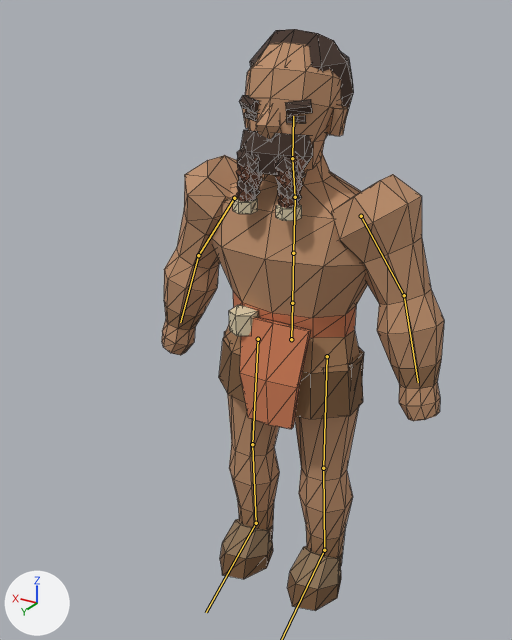
The glTF model assets/models/characters/lineages/crag_born/crag_born_broad.glb: old version first, new version second.
Before and after are seen from a 50 mm lens placed at (-1.002, 1.903, 1.962), pointed at (0.078, 0.103, 1.062). Lighting does not change. The marker at lower left points along +X, +Y and +Z. The first picture is the older version. The bones that change, and the others that lie on the model, are drawn over the model as lines. Mesh edges are drawn as thin lines.

In view in the first picture: 'TribesmanMesh'.
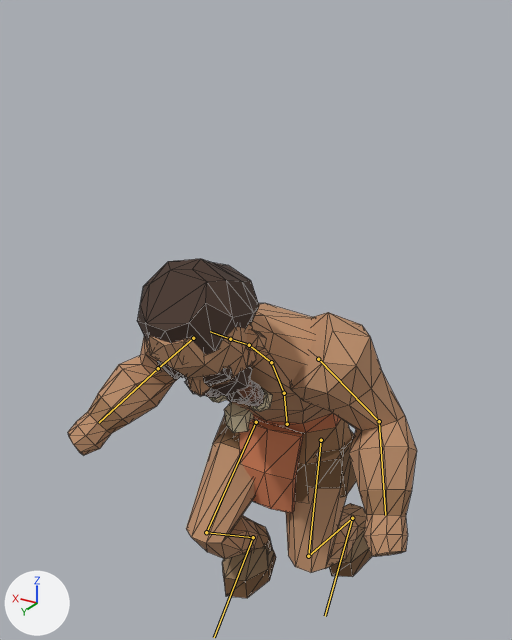
The newer file adds an action. The first version stands in its rest pose; the second is drawn at frame 8 of the action 'Wounded-loop'.

The change, as a diff of the scene's bpy script:
```diff
--- a/assets/models/characters/lineages/crag_born/crag_born_broad.glb.py
+++ b/assets/models/characters/lineages/crag_born/crag_born_broad.glb.py
@@ bone_hips @@
 bone_hips = bpy.data.objects['TribesmanArmature'].pose.bones['Hips']
-bone_hips.location = (0.0, 0.0, 0.0)
-bone_hips.rotation_quaternion = (1.0, 0.0, 0.0, 0.0)  # degrees (0, 0, 0)
+bone_hips.location = (0.012, -0.33, 0.0)
+bone_hips.rotation_quaternion = (0.998, -0.06, 0.001, -0.02)  # degrees (-7, 0, -2)
@@ bone_spine @@
 bone_spine = bpy.data.objects['TribesmanArmature'].pose.bones['Spine']  # child of 'Hips'
-bone_spine.rotation_quaternion = (1.0, 0.0, 0.0, 0.0)  # degrees (0, 0, 0)
+bone_spine.rotation_quaternion = (0.984, -0.179, 0.0, 0.0)  # degrees (-21, 0, 0)
@@ bone_chest @@
 bone_chest = bpy.data.objects['TribesmanArmature'].pose.bones['Chest']  # child of 'Spine'
-bone_chest.rotation_quaternion = (1.0, 0.0, 0.0, 0.0)  # degrees (0, 0, 0)
+bone_chest.rotation_quaternion = (0.981, -0.191, 0.025, 0.005)  # degrees (-22, 3, 0)
@@ bone_head @@
 bone_head = bpy.data.objects['TribesmanArmature'].pose.bones['Head']  # child of 'Neck'
-bone_head.rotation_quaternion = (1.0, 0.0, 0.0, 0.0)  # degrees (0, 0, 0)
+bone_head.rotation_quaternion = (0.997, -0.082, 0.0, 0.0)  # degrees (-9, 0, 0)
@@ bone_upperarm_l @@
 bone_upperarm_l = bpy.data.objects['TribesmanArmature'].pose.bones['UpperArm.L']  # child of 'Chest'
-bone_upperarm_l.rotation_quaternion = (1.0, 0.0, 0.0, 0.0)  # degrees (0, 0, 0)
+bone_upperarm_l.rotation_quaternion = (0.936, 0.238, 0.255, 0.035)  # degrees (31, 28, 12)
@@ bone_lowerarm_l @@
 bone_lowerarm_l = bpy.data.objects['TribesmanArmature'].pose.bones['LowerArm.L']  # child of 'UpperArm.L'
-bone_lowerarm_l.rotation_quaternion = (1.0, 0.0, 0.0, 0.0)  # degrees (0, 0, 0)
+bone_lowerarm_l.rotation_quaternion = (0.882, 0.437, 0.13, 0.116)  # degrees (54, 7, 19)
@@ bone_upperarm_r @@
 bone_upperarm_r = bpy.data.objects['TribesmanArmature'].pose.bones['UpperArm.R']  # child of 'Chest'
-bone_upperarm_r.rotation_quaternion = (1.0, 0.0, 0.0, 0.0)  # degrees (0, 0, 0)
+bone_upperarm_r.rotation_quaternion = (0.96, 0.222, -0.144, -0.093)  # degrees (28, -14, -14)
@@ bone_lowerarm_r @@
 bone_lowerarm_r = bpy.data.objects['TribesmanArmature'].pose.bones['LowerArm.R']  # child of 'UpperArm.R'
-bone_lowerarm_r.rotation_quaternion = (1.0, 0.0, 0.0, 0.0)  # degrees (0, 0, 0)
+bone_lowerarm_r.rotation_quaternion = (0.913, 0.379, -0.113, -0.1)  # degrees (46, -7, -16)
@@ bone_upperleg_l @@
 bone_upperleg_l = bpy.data.objects['TribesmanArmature'].pose.bones['UpperLeg.L']  # child of 'Hips'
-bone_upperleg_l.rotation_quaternion = (1.0, 0.0, 0.0, 0.0)  # degrees (0, 0, 0)
+bone_upperleg_l.rotation_quaternion = (0.887, 0.461, 0.014, 0.014)  # degrees (55, 1, 2)
@@ bone_lowerleg_l @@
 bone_lowerleg_l = bpy.data.objects['TribesmanArmature'].pose.bones['LowerLeg.L']  # child of 'UpperLeg.L'
-bone_lowerleg_l.rotation_quaternion = (1.0, 0.0, 0.0, 0.0)  # degrees (0, 0, 0)
+bone_lowerleg_l.rotation_quaternion = (0.675, -0.738, -0.008, -0.008)  # degrees (-95, -1, 0)
@@ bone_foot_l @@
 bone_foot_l = bpy.data.objects['TribesmanArmature'].pose.bones['Foot.L']  # child of 'LowerLeg.L'
-bone_foot_l.rotation_quaternion = (1.0, 0.0, 0.0, 0.0)  # degrees (0, 0, 0)
+bone_foot_l.rotation_quaternion = (0.961, 0.276, 0.0, 0.0)  # degrees (32, 0, 0)
@@ bone_upperleg_r @@
 bone_upperleg_r = bpy.data.objects['TribesmanArmature'].pose.bones['UpperLeg.R']  # child of 'Hips'
-bone_upperleg_r.rotation_quaternion = (1.0, 0.0, 0.0, 0.0)  # degrees (0, 0, 0)
+bone_upperleg_r.rotation_quaternion = (0.982, 0.189, -0.006, -0.006)  # degrees (22, -1, -1)
@@ bone_lowerleg_r @@
 bone_lowerleg_r = bpy.data.objects['TribesmanArmature'].pose.bones['LowerLeg.R']  # child of 'UpperLeg.R'
-bone_lowerleg_r.rotation_quaternion = (1.0, 0.0, 0.0, 0.0)  # degrees (0, 0, 0)
+bone_lowerleg_r.rotation_quaternion = (0.725, -0.689, 0.007, 0.008)  # degrees (-87, 1, 0)
@@ bone_foot_r @@
 bone_foot_r = bpy.data.objects['TribesmanArmature'].pose.bones['Foot.R']  # child of 'LowerLeg.R'
-bone_foot_r.rotation_quaternion = (1.0, 0.0, 0.0, 0.0)  # degrees (0, 0, 0)
+bone_foot_r.rotation_quaternion = (0.917, 0.399, 0.0, 0.0)  # degrees (47, 0, 0)
```

Pixel boxes (x1, y1, x2, y2) of what changed, in the pictures (512 x 640 px):
'TribesmanMesh', posed (24% wider, 42% shorter)
    before: (162, 29, 444, 611)
    after: (68, 259, 417, 598)
bone 'Hips', root to tip
    before: (291, 339) to (292, 303)
    after: (287, 424) to (284, 393)
bone 'Spine', root to tip
    before: (292, 303) to (293, 253)
    after: (284, 393) to (271, 362)
bone 'Chest', root to tip
    before: (293, 253) to (295, 197)
    after: (271, 362) to (249, 345)
bone 'Head', root to tip
    before: (292, 158) to (293, 116)
    after: (230, 339) to (210, 331)
bone 'UpperArm.L', root to tip
    before: (234, 198) to (198, 255)
    after: (193, 338) to (158, 368)
bone 'LowerArm.L', root to tip
    before: (198, 255) to (180, 322)
    after: (158, 368) to (99, 422)
bone 'UpperArm.R', root to tip
    before: (361, 216) to (404, 295)
    after: (318, 359) to (379, 421)
bone 'LowerArm.R', root to tip
    before: (404, 295) to (418, 382)
    after: (379, 421) to (385, 515)
bone 'UpperLeg.L', root to tip
    before: (258, 339) to (252, 444)
    after: (256, 422) to (206, 532)
bone 'LowerLeg.L', root to tip
    before: (252, 444) to (256, 523)
    after: (206, 532) to (253, 537)
bone 'Foot.L', root to tip
    before: (256, 523) to (206, 612)
    after: (253, 537) to (214, 637)
bone 'UpperLeg.R', root to tip
    before: (327, 356) to (323, 468)
    after: (321, 440) to (308, 556)
bone 'LowerLeg.R', root to tip
    before: (323, 468) to (324, 550)
    after: (308, 556) to (352, 518)
